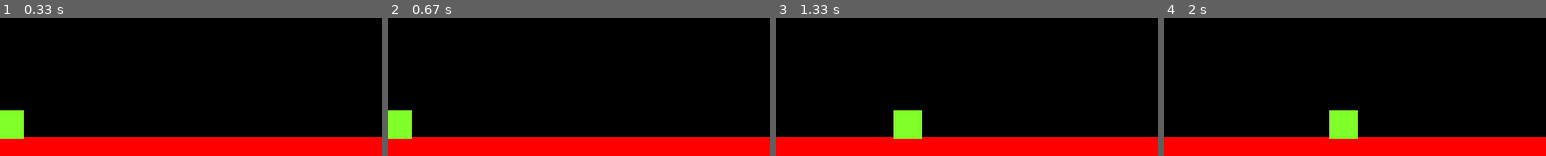
Above: before the commit, frames 1-4 (left to right).
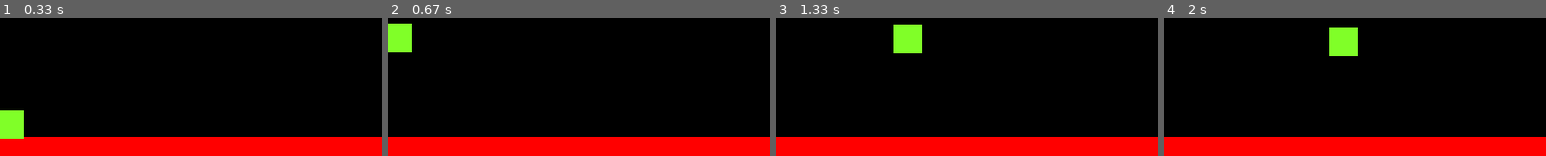
Above: after the commit, the same moments.

Repository: brunstart/Pygame
Game: pygame game, started from platformer.py
Two runs of this game, one before a commit and one after it. Both use one fixed random seed, a clock stepped at 60 frames per second and the inputs below.
Inputs:
- Up to frame 1 (0.33 s): no input
- Up to frame 2 (0.67 s): tap Space at 0.33 s
- Up to frame 3 (1.33 s): hold Right 0.67-1.13 s; tap Space at 0.73, 1.03, 1.23 s; hold Right from 1.17 s (still down)
- Up to frame 4 (2 s): tap Space at 1.53, 1.73 s; release Right at 1.63 s; hold Left from 1.67 s (still down)

Frame 1 is identical in both runs. In frame 2, 2.6% of the frame differs, in the area x 0-7%, y 4-88%; in frame 3, 3.1%, in the area x 30-39%, y 4-88%; in frame 4, 3.1%.

Commit message:
점프 구현
2단점프 안되게 해놨음

Diff:
--- a/platformer.py
+++ b/platformer.py
@@ -49,9 +49,18 @@
 
     def update(self):
         hits = pygame.sprite.spritecollide(P1, platforms, False)        #충돌 시 반응
+        if P1.vel.y > 0:
+            if hits:
+                self.vel.y = 0
+                self.pos.y = hits[0].rect.top + 1
+
+
+    def jump(self):
+        hits = pygame.sprite.spritecollide(self, platforms, False)
         if hits:
-            self.pos.y = hits[0].rect.top + 1
-            self.vel.y = 0
+            self.vel.y = -10
+
+
 
 
 
@@ -78,6 +87,9 @@
         if event.type == QUIT:
             pygame.quit()
             sys.exit()
+        if event.type == pygame.KEYDOWN:
+            if event.key == pygame.K_SPACE:
+                P1.jump()
 
     displaysurface.fill((0,0,0))
 
